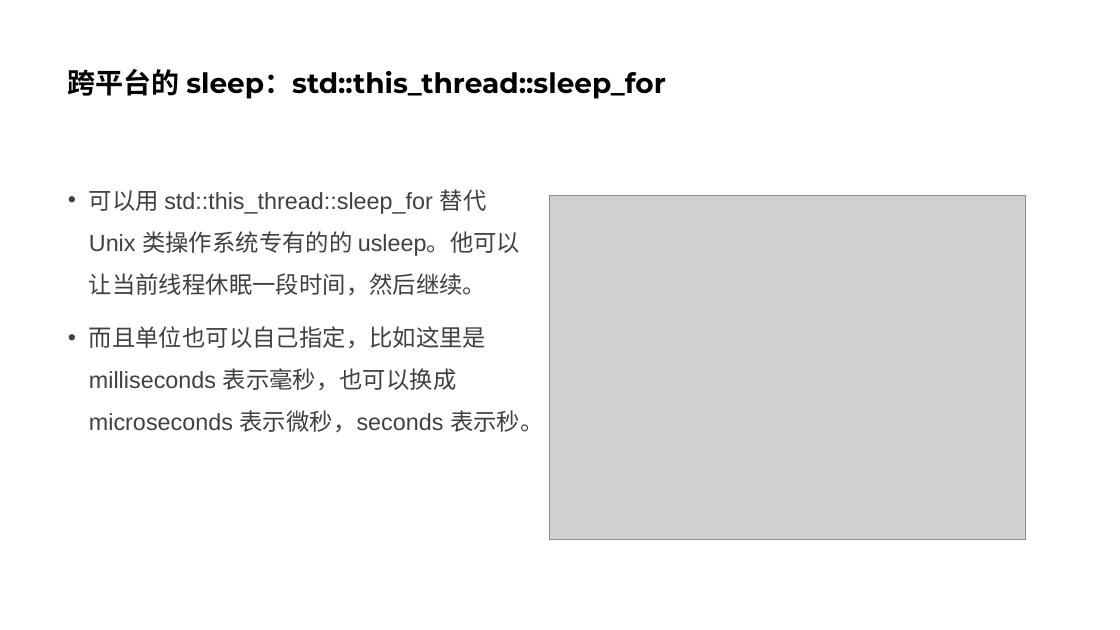
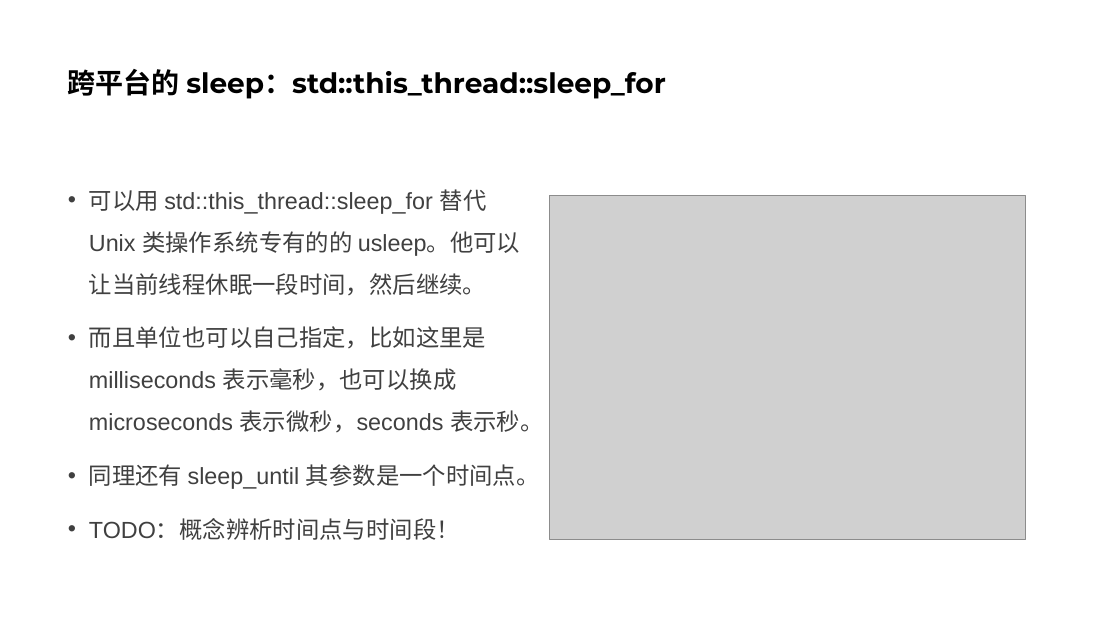
Before and after one commit to parallel101/course, a slide deck: slide 21 of 05/slides.pptx (slide 19 before the commit). Drawn at 1120x630 pixels with LibreOffice and Linux fonts; fonts in the diff are those of the drawing; grey boxes stand for pictures. Boxes give left, top, right and bottom in pixels: in the first picture for what was removed or moved away, otherwise in the second. Text is boxed around its words. In the diff, an @@ line names an element or a change of style, - is before the commit and + after.

Commit message:
slides

```diff
--- a/05/slides.pptx
+++ b/05/slides.pptx
@@ text at (x1=89, y1=464, x2=540, y2=540): paragraphs added @@
+• 同理还有 sleep_until 其参数是一个时间点。
+• TODO：概念辨析时间点与时间段！
```
Also in this commit, not shown: 3 other slides changed, 13 slides added, 21 other files.
